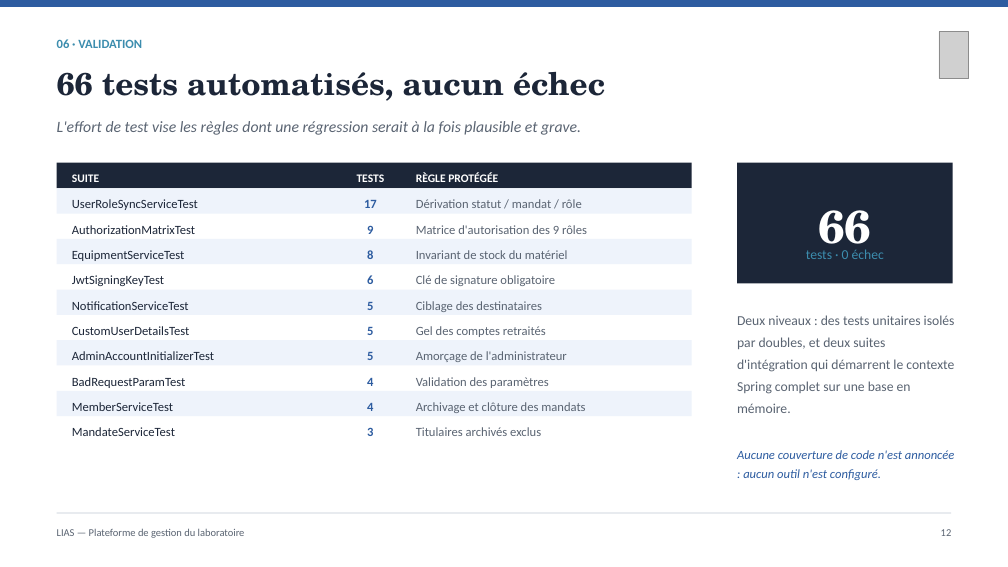
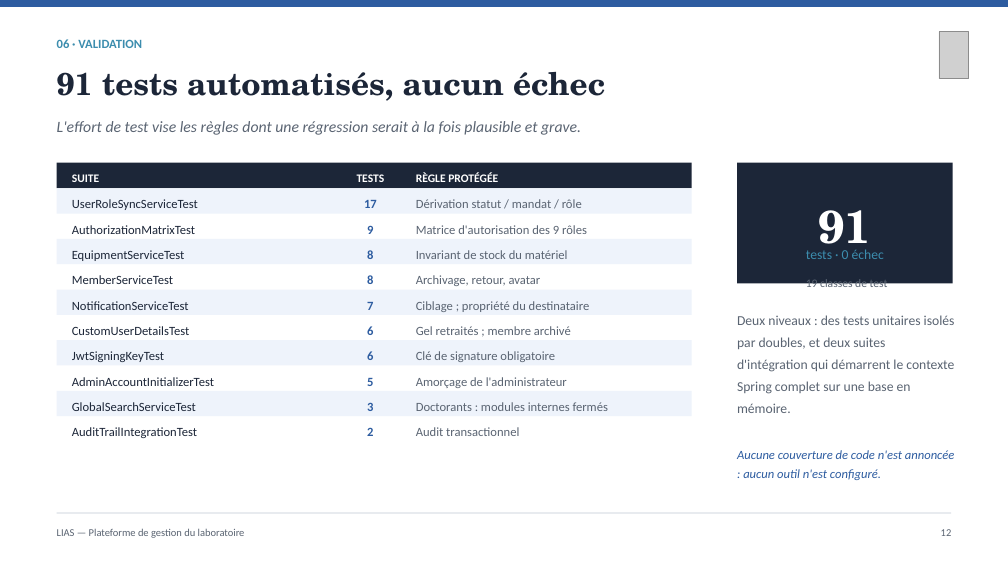
Before and after one commit to DOUAEM449/LIAS-Lab-Management, a slide deck: slide 12 of docs/report/Soutenance_LIAS.pptx. Drawn at 1008x567 pixels with LibreOffice and Linux fonts; fonts in the diff are those of the drawing; grey boxes stand for pictures. Boxes give left, top, right and bottom in pixels: in the first picture for what was removed or moved away, otherwise in the second. Text is boxed around its words. In the diff, an @@ line names an element or a change of style, - is before the commit and + after.

```diff
--- a/docs/report/Soutenance_LIAS.pptx
+++ b/docs/report/Soutenance_LIAS.pptx
@@ text at (57,72,605,101): text changed @@
-66 tests automatisés, aucun échec
+91 tests automatisés, aucun échec
@@ text at (818,210,871,259): text changed @@
-66
+91
@@ text added at (72,275,173,284), 12 pt, text #1C2638 @@
+MemberServiceTest
@@ text added at (416,275,541,286), 12 pt, text #5A6472 @@
+Archivage, retour, avatar
@@ text added at (806,278,888,291), 11 pt, text #5A6472 @@
+19 classes de test
@@ text at (367,302,373,310): text changed @@
-5
+7
@@ text at (416,326,571,335): text changed @@
-Gel des comptes retraités
+Gel retraités ; membre archivé
@@ text at (416,301,590,312): text changed @@
-Ciblage des destinataires
+Ciblage ; propriété du destinataire
@@ text "JwtSigningKeyTest": place and size @@
-text "JwtSigningKeyTest" at (72,275,164,286)
+text "JwtSigningKeyTest" at (72,351,164,362)
@@ text "Clé de signature obligatoire": place and size @@
-text "Clé de signature obligatoire" at (416,275,555,286)
+text "Clé de signature obligatoire" at (416,351,555,362)
@@ text removed at (72,377,185,388) @@
-BadRequestParamTest
@@ text removed at (367,378,373,386) @@
-4
@@ 3 texts: place and size @@
-3 texts at (72,351,567,362)
+3 texts at (72,377,567,388)
@@ text removed at (416,377,549,388) @@
-Validation des paramètres
@@ text at (72,402,196,411): text changed @@
-MemberServiceTest
+GlobalSearchServiceTest
@@ text "3": place and size @@
-text "3" at (367,427,373,436)
+text "3" at (367,403,373,411)
@@ text at (416,402,608,411): text changed @@
-Archivage et clôture des mandats
+Doctorants : modules internes fermés
@@ text at (72,427,197,438): text changed @@
-MandateServiceTest
+AuditTrailIntegrationTest
@@ text at (416,427,519,436): text changed @@
-Titulaires archivés exclus
+Audit transactionnel
```
Also in this commit, not shown: 3 other slides changed, 14 other files.
